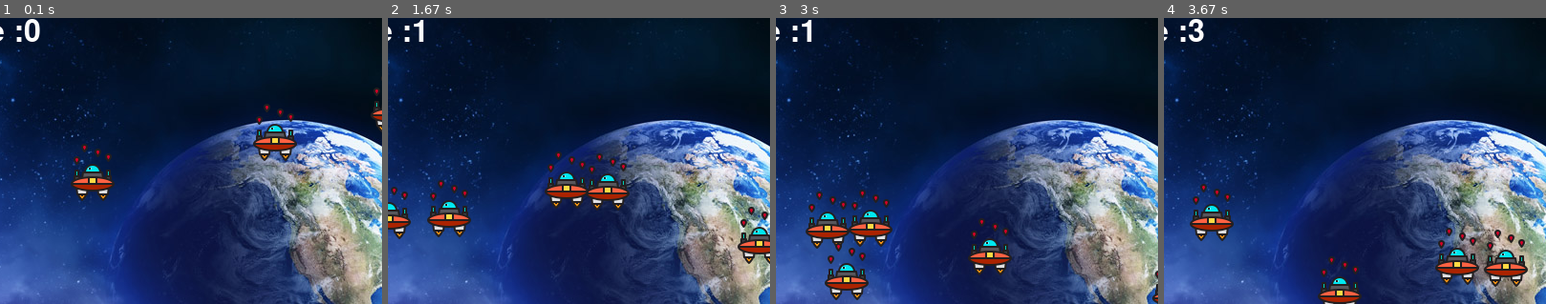
Above: before the commit, frames 1-4 (left to right).
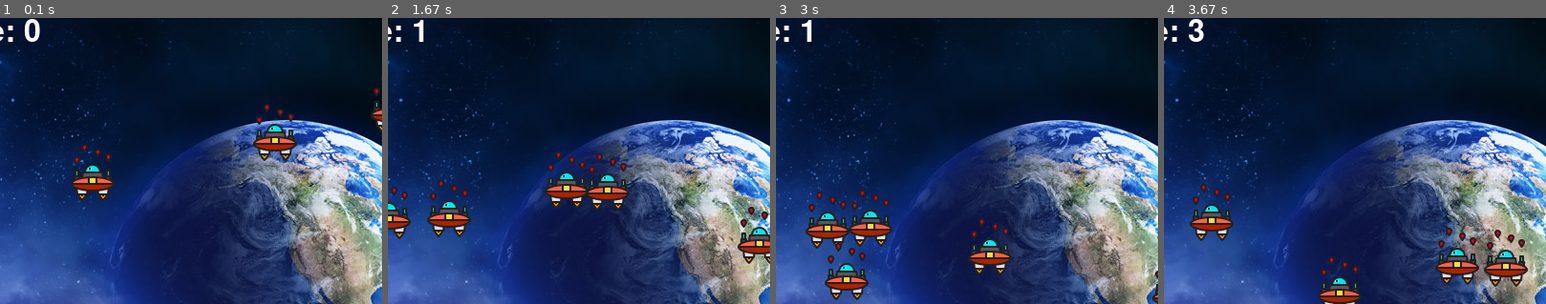
Above: after the commit, the same moments.

Repository: YEOWEIHNGWHYELAB/Simple-Space-Invaders-Pygame
Game: pygame game, started from Space_Invader.py
The game is run twice, just before and just after one commit, with the same random seed, the same clock (stepped at 60 frames per second) and the same inputs.
Inputs:
- Up to frame 1 (0.1 s): no input
- Up to frame 2 (1.67 s): tap Space at 0.33, 0.73, 1.03, 1.23, 1.53 s; hold Right 0.67-1.13 s; hold Right 1.17-1.63 s
- Up to frame 3 (3 s): hold Left 1.67-2.2 s; tap Space at 1.73, 2.03, 2.3, 2.6, 2.73 s; hold Left 2.23-2.63 s; hold Right from 2.67 s (still down)
- Up to frame 4 (3.67 s): tap Space at 3.03, 3.4 s; release Right at 3.3 s; hold Left from 3.33 s (still down)
The pictures show only the part of the screen within x 12-62%, y 2-52%; the shares and areas given below are measured in that part.

The runs differ from the first frame. In frame 1, 0.1% of the frame differs, in the area x 2-6%, y 2-9%; in frame 2, 0.1%; in frame 3, 0.1%; in frame 4, 0.1%.

Commit message:
fixed lousy keyboard control code

Diff:
--- a/Space_Invader.py
+++ b/Space_Invader.py
@@ -67,7 +67,7 @@
 
 
 def show_score(x, y):
-    score = font.render("Score :" + str(score_value), True, (255, 255, 255))
+    score = font.render("Score: " + str(score_value), True, (255, 255, 255))
     screen.blit(score, (x, y))
 
 def game_over_text():
@@ -111,21 +111,21 @@
 
         # if keystroke is pressed check whether its right or left
         keys = pygame.key.get_pressed()
-        for key_1 in keys:
-            if keys[pygame.K_LEFT] == 1 and keys[pygame.K_RIGHT] == 1:  # Check for the transient period where both left and right keys are depressed together.
-                playerX_change = 0
-
+        for curr_key in keys:
+            # Check for the transient period where both left and right keys are depressed together.
             if keys[pygame.K_LEFT] == 0 or keys[pygame.K_RIGHT] == 0:
                 playerX_change = 0
 
-            if keys[pygame.K_LEFT] == 1:  # This check for left arrow key being pressed
-                playerX_change = -5
-
-            if keys[pygame.K_RIGHT] == 1:  # This check for RIGHT arrow key being pressed
-                playerX_change = 5
+            if keys[pygame.K_LEFT] == 1 and keys[pygame.K_RIGHT] == 1:
+                playerX_change = 0
+            else:
+                if keys[pygame.K_LEFT] == 1:
+                    playerX_change = -5
+                if keys[pygame.K_RIGHT] == 1:
+                    playerX_change = 5
 
             if keys[pygame.K_SPACE] == 1:
-                if bullet_state is "ready":
+                if bullet_state == "ready":
                     bullet_Sound = mixer.Sound('laser.wav')
                     bullet_Sound.play()  # If you add in the -1 as argument, see what will happen, the laser sound will just continously occurring...
                     bulletX = playerX
@@ -175,7 +175,7 @@
     if bulletY <= 0:
         bulletY = 480
         bullet_state = "ready"
-    if bullet_state is "fire":
+    if bullet_state == "fire":
         fire_bullet(bulletX, bulletY)
         bulletY -= bulletY_change
 
